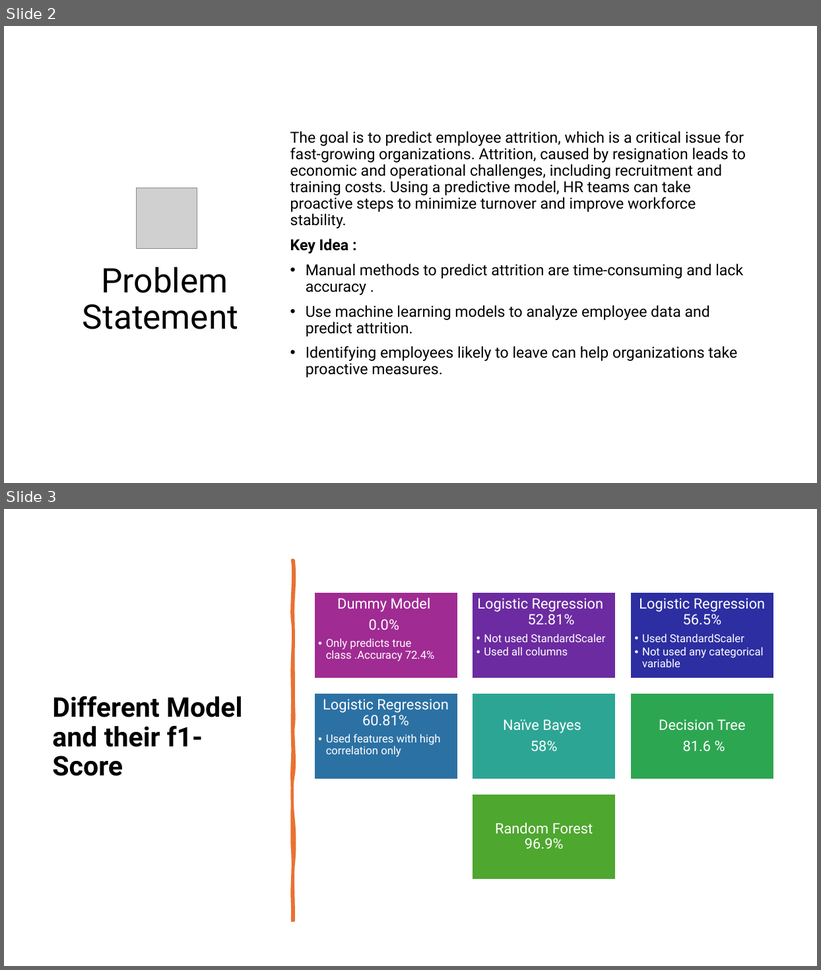
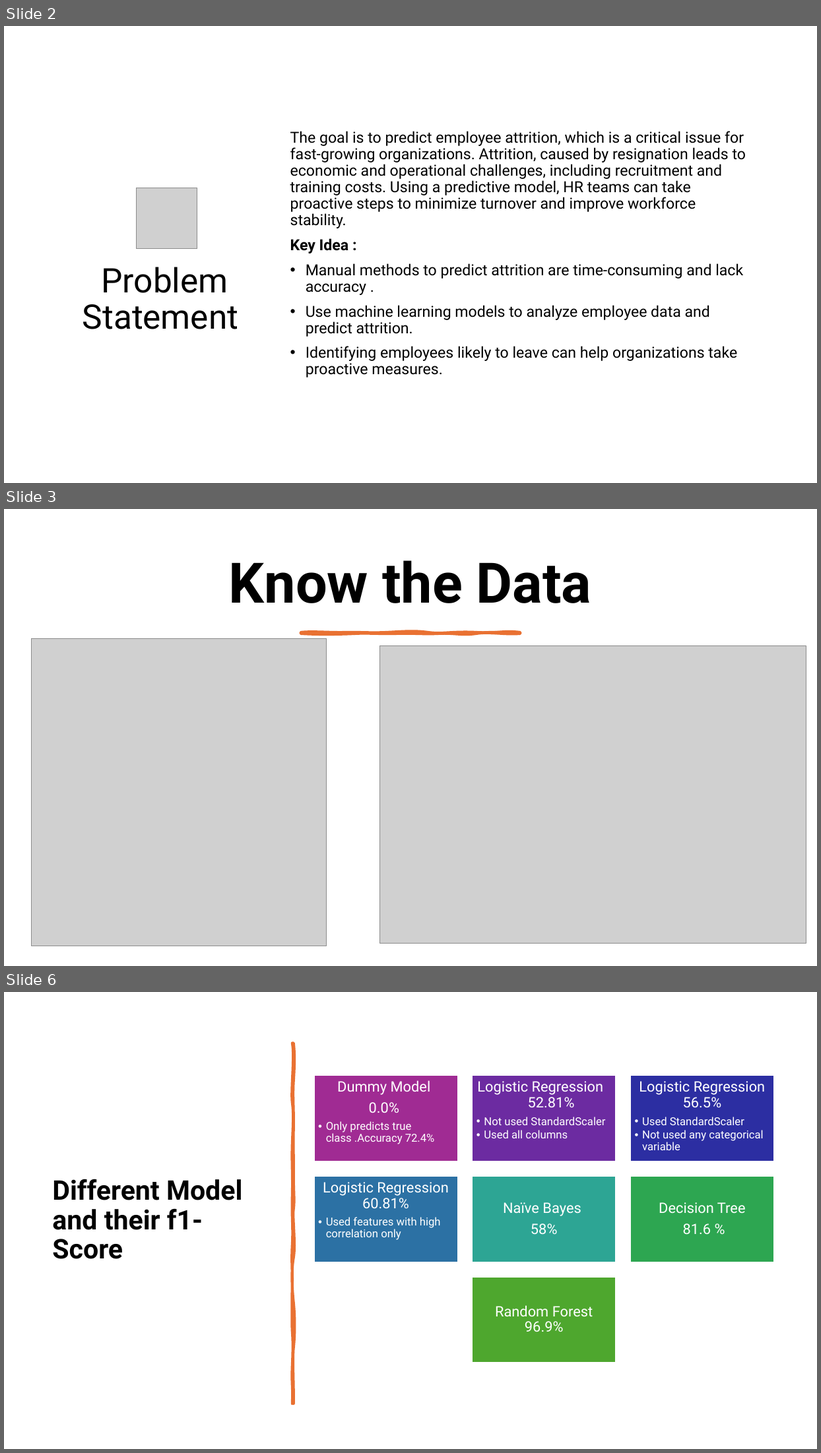
Before and after one commit to monikatyagiisc/employee-attrition-prediction, a slide deck: Project_Presentation_Employee_Attrition_Prediction.pptx. Shown one above the other, each under a label of ours: slides 2 and 3 before the commit, slides 2, 3 and 6 after it; the slides between them are not shown. The pictures are 821x970 and 821x1453 pixels, drawn with LibreOffice and Linux fonts; fonts in the diff are those of the drawing; grey boxes stand for pictures. Boxes give left, top, right and bottom in pixels: in the first picture for what was removed or moved away, otherwise in the second. Text is boxed around its words. In the diff, an @@ line names an element or a change of style, - is before the commit and + after.

```diff
--- a/Project_Presentation_Employee_Attrition_Prediction.pptx
+++ b/Project_Presentation_Employee_Attrition_Prediction.pptx
@@ slide 3 added at box(4, 509, 817, 966), background #FFFFFF @@
@@ title added at box(229, 560, 591, 603), 66 pt, text #000000, bold @@
+Know the Data
@@ picture added at box(32, 639, 327, 947) @@
@@ freeform shape added at box(301, 632, 521, 634), fill #E97132, outline #E97132 3.25 pt @@
@@ picture added at box(380, 646, 806, 944) @@
@@ what was slide 3 is now slide 6 @@
```
Also in this commit, not shown: 2 other slides added.
